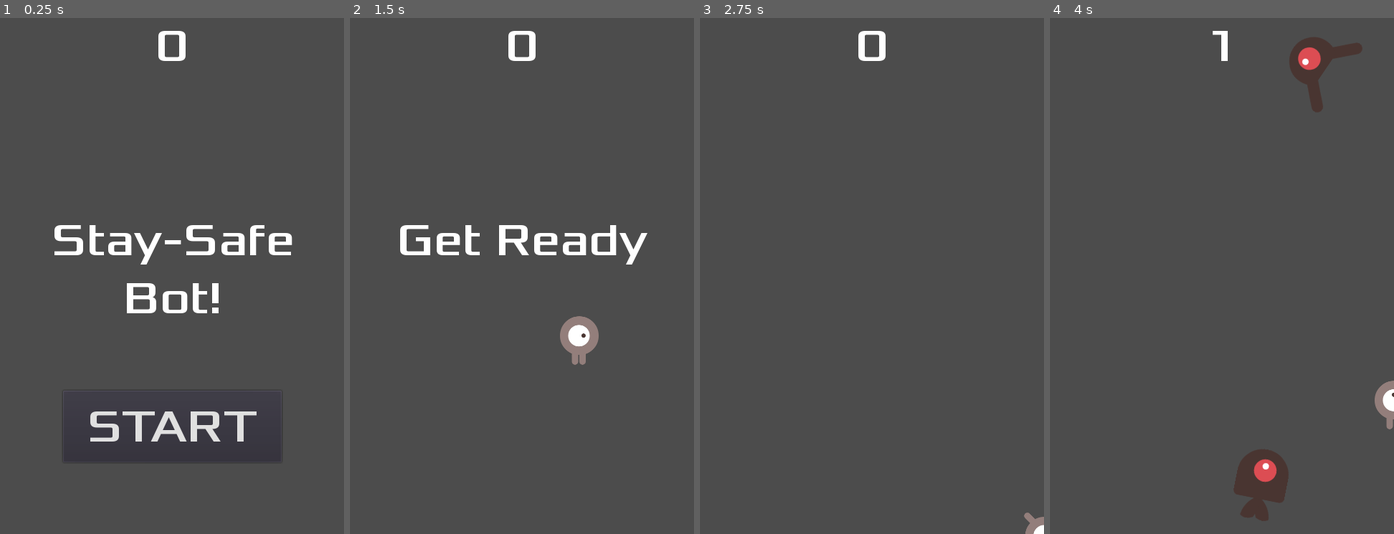
Above: before the commit, frames 1-4 (left to right).
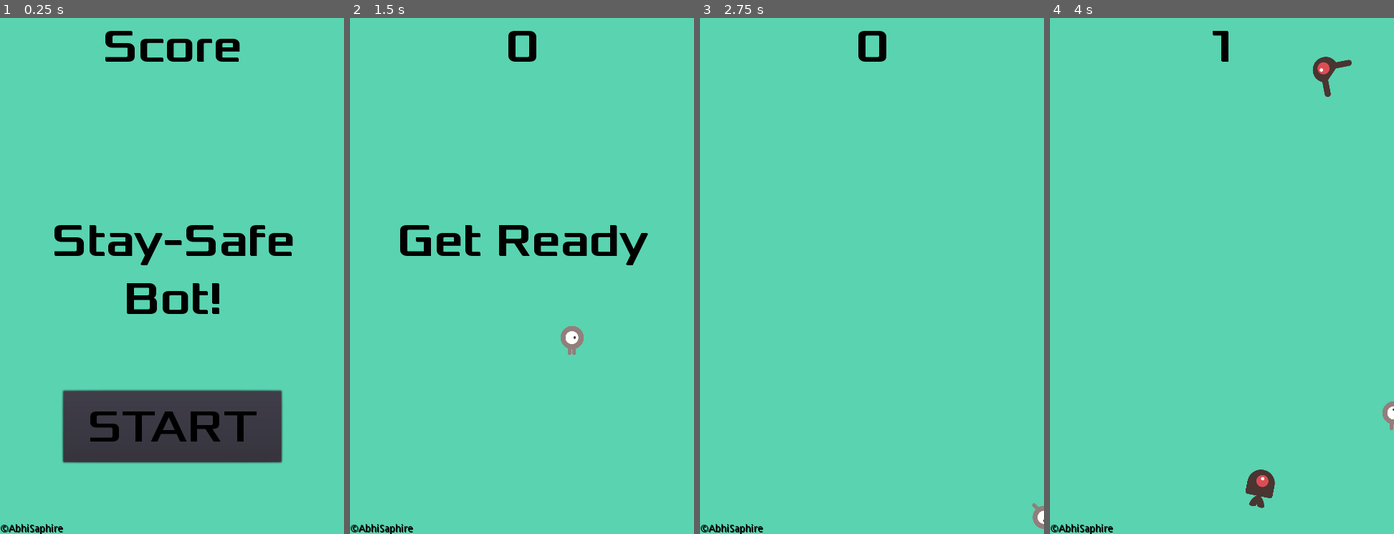
Above: after the commit, the same moments.

Repository: AbhiSaphire/Stay-Safe-Bot-Game
Game: Godot game, scene res://Main.tscn
The game is run twice, just before and just after one commit, with the same random seed, the same clock (stepped at 60 frames per second) and the same inputs.
Inputs:
- Up to frame 1 (0.25 s): no input
- Up to frame 2 (1.5 s): click "START" at 0.5 s; tap Enter at 1.25 s; hold Right (ui_right) from 1.28 s (still down)
- Up to frame 3 (2.75 s): release Right (ui_right) at 2.03 s; hold Down (ui_down) from 2.03 s (still down)
- Up to frame 4 (4 s): release Down (ui_down) at 2.78 s; hold Right (ui_right) 2.78-3.53 s; hold Up (ui_up) from 3.53 s (still down)

The runs differ from the first frame. In frame 1, 92% of the frame differs, in the area x 0-100%, y 0-100%; in frame 2, 100%; in frame 3, 100%; in frame 4, 100%.

Commit message:
Added sound effects, background and bugs fixed

Diff:
--- a/HUD.tscn
+++ b/HUD.tscn
@@ -15,6 +15,12 @@
 size = 64
 font_data = ExtResource( 1 )
 
+[sub_resource type="InputEventAction" id=4]
+action = "ui_select"
+
+[sub_resource type="ShortCut" id=5]
+shortcut = SubResource( 4 )
+
 [node name="HUD" type="CanvasLayer"]
 script = ExtResource( 2 )
 
@@ -22,7 +28,10 @@
 anchor_right = 1.0
 margin_bottom = 78.0
 custom_fonts/font = SubResource( 1 )
-text = "0"
+custom_colors/font_color = Color( 0, 0, 0, 1 )
+custom_colors/font_outline_modulate = Color( 0, 0, 0, 1 )
+custom_colors/font_color_shadow = Color( 0, 0, 0, 1 )
+text = "Score"
 align = 1
 __meta__ = {
 "_edit_use_anchors_": false
@@ -37,9 +46,27 @@
 margin_right = 1.0
 margin_bottom = 69.9999
 custom_fonts/font = SubResource( 2 )
+custom_colors/font_color = Color( 0, 0, 0, 1 )
+custom_colors/font_outline_modulate = Color( 0, 0, 0, 1 )
+custom_colors/font_color_shadow = Color( 0, 0, 0, 1 )
 text = "Stay-Safe
 Bot!"
 align = 1
+__meta__ = {
+"_edit_use_anchors_": false
+}
+
+[node name="CopyrightLabel" type="Label" parent="."]
+anchor_top = 1.0
+anchor_bottom = 1.0
+margin_top = -14.0
+margin_right = 88.0
+custom_colors/font_color = Color( 0, 0, 0, 1 )
+custom_colors/font_outline_modulate = Color( 0, 0, 0, 1 )
+custom_colors/font_color_shadow = Color( 0, 0, 0, 1 )
+text = "©AbhiSaphire"
+align = 1
+valign = 3
 __meta__ = {
 "_edit_use_anchors_": false
 }
@@ -54,6 +81,11 @@
 margin_right = 152.5
 margin_bottom = -100.0
 custom_fonts/font = SubResource( 3 )
+custom_colors/font_color_disabled = Color( 0, 0, 0, 1 )
+custom_colors/font_color = Color( 0, 0, 0, 1 )
+custom_colors/font_color_hover = Color( 0, 0, 0, 1 )
+custom_colors/font_color_pressed = Color( 0, 0, 0, 1 )
+shortcut = SubResource( 5 )
 text = "START"
 __meta__ = {
 "_edit_use_anchors_": false
--- a/Main.gd
+++ b/Main.gd
@@ -12,6 +12,8 @@
 	$ScoreTimer.stop()
 	$MobTimer.stop()
 	$HUD.show_game_over()
+	$Music.stop()
+	$DeathSound.play()
 
 func new_game():
 	score = 0
@@ -19,6 +21,7 @@
 	$StartTimer.start()
 	$HUD.update_score(score)
 	$HUD.show_message("Get Ready")
+	$Music.play()
 
 func _on_StartTimer_timeout():
 	$MobTimer.start()
@@ -44,3 +47,4 @@
 	# Set the velocity (speed & direction).
 	mob.linear_velocity = Vector2(rand_range(mob.min_speed, mob.max_speed), 0)
 	mob.linear_velocity = mob.linear_velocity.rotated(direction)
+	$HUD.connect("start_game", mob, "_on_start_game")
--- a/Main.tscn
+++ b/Main.tscn
@@ -1,9 +1,11 @@
-[gd_scene load_steps=6 format=2]
+[gd_scene load_steps=8 format=2]
 
 [ext_resource path="res://Player.tscn" type="PackedScene" id=1]
 [ext_resource path="res://Main.gd" type="Script" id=2]
 [ext_resource path="res://HUD.tscn" type="PackedScene" id=3]
 [ext_resource path="res://Mob.tscn" type="PackedScene" id=4]
+[ext_resource path="res://dodge_assets/art/gameover.wav" type="AudioStream" id=5]
+[ext_resource path="res://dodge_assets/art/House In a Forest Loop.ogg" type="AudioStream" id=6]
 
 [sub_resource type="Curve2D" id=1]
 _data = {
@@ -13,6 +15,14 @@
 [node name="Main" type="Node"]
 script = ExtResource( 2 )
 Mob = ExtResource( 4 )
+
+[node name="ColorRect" type="ColorRect" parent="."]
+margin_right = 485.0
+margin_bottom = 725.0
+color = Color( 0.356863, 0.831373, 0.694118, 1 )
+__meta__ = {
+"_edit_use_anchors_": false
+}
 
 [node name="Player" parent="." instance=ExtResource( 1 )]
 visible = false
@@ -37,6 +47,12 @@
 rotation = 0.00395254
 
 [node name="HUD" parent="." instance=ExtResource( 3 )]
+
+[node name="Music" type="AudioStreamPlayer" parent="."]
+stream = ExtResource( 6 )
+
+[node name="DeathSound" type="AudioStreamPlayer" parent="."]
+stream = ExtResource( 5 )
 [connection signal="hit" from="Player" to="." method="game_over"]
 [connection signal="timeout" from="MobTimer" to="." method="_on_MobTimer_timeout"]
 [connection signal="timeout" from="ScoreTimer" to="." method="_on_ScoreTimer_timeout"]
--- a/Mob.gd
+++ b/Mob.gd
@@ -9,3 +9,6 @@
 
 func _on_Visibility_screen_exited():
 	queue_free()
+
+func _on_start_game():
+	queue_free()
--- a/Mob.tscn
+++ b/Mob.tscn
@@ -10,11 +10,6 @@
 
 [sub_resource type="SpriteFrames" id=1]
 animations = [ {
-"frames": [ ExtResource( 1 ), ExtResource( 6 ) ],
-"loop": true,
-"name": "walk",
-"speed": 4.0
-}, {
 "frames": [ ExtResource( 4 ), ExtResource( 5 ) ],
 "loop": true,
 "name": "swim",
@@ -24,19 +19,25 @@
 "loop": true,
 "name": "fly",
 "speed": 3.0
+}, {
+"frames": [ ExtResource( 1 ), ExtResource( 6 ) ],
+"loop": true,
+"name": "walk",
+"speed": 4.0
 } ]
 
 [sub_resource type="CapsuleShape2D" id=2]
-radius = 36.0
-height = 26.7063
+radius = 19.5
+height = 14.2826
 
 [node name="Mob" type="RigidBody2D"]
 collision_mask = 0
 gravity_scale = 0.0
 script = ExtResource( 7 )
+min_speed = 130
 
 [node name="AnimatedSprite" type="AnimatedSprite" parent="."]
-scale = Vector2( 0.75, 0.75 )
+scale = Vector2( 0.4, 0.4 )
 frames = SubResource( 1 )
 animation = "walk"
 
--- a/Player.tscn
+++ b/Player.tscn
@@ -20,18 +20,19 @@
 } ]
 
 [sub_resource type="CapsuleShape2D" id=2]
-radius = 26.797
-height = 13.5425
+radius = 15.9
+height = 8.92254
 
 [node name="Player" type="Area2D"]
-position = Vector2( 3, 0 )
+position = Vector2( 0.226105, 0.554779 )
 script = ExtResource( 5 )
 __meta__ = {
 "_edit_group_": true
 }
+speed = 350
 
 [node name="AnimatedSprite" type="AnimatedSprite" parent="."]
-scale = Vector2( 0.5, 0.5 )
+scale = Vector2( 0.3, 0.3 )
 frames = SubResource( 1 )
 animation = "up"
 
Not shown: 1 places in HUD.tscn that only renumber resources
